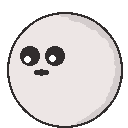
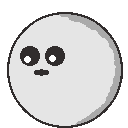
Layered file, before and after one edit (128x128). Changes by layer:
painted on "Shade" over [59, 14, 121, 126]
painted on "colour" over [9, 14, 121, 126]
